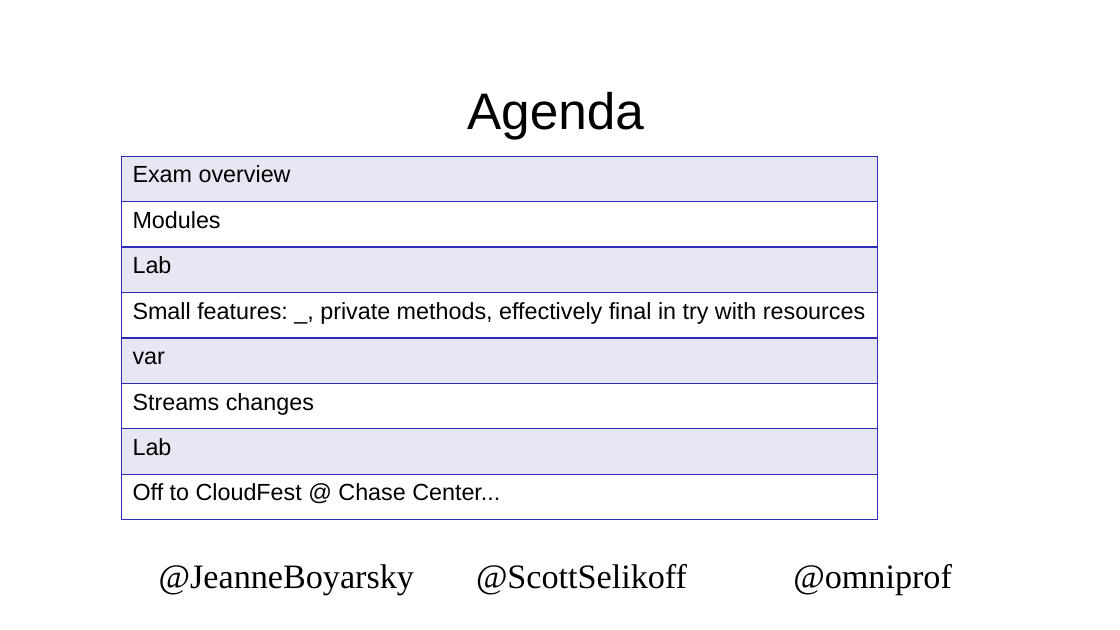
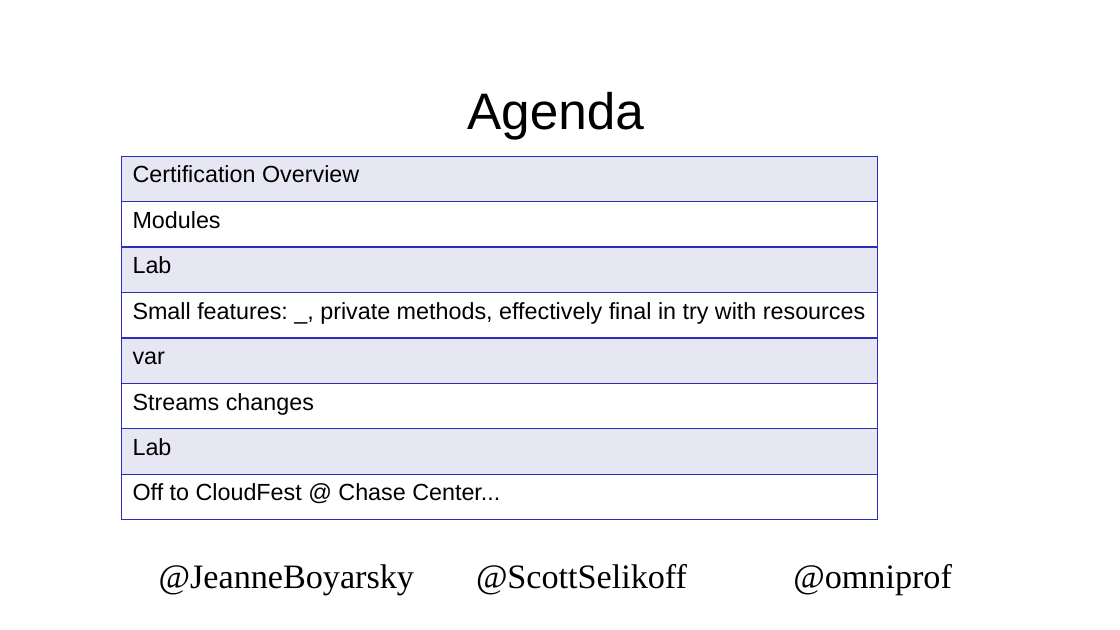
Before and after one commit to boyarsky/2019-oraclecodeone-cert-hol, a slide deck: slide 7 of 2019-OracleCodeOne-HOL.pptx. Drawn at 1120x630 pixels with LibreOffice and Linux fonts; fonts in the diff are those of the drawing; background and template pictures are left out. Boxes give left, top, right and bottom in pixels: in the first picture for what was removed or moved away, otherwise in the second. Text is boxed around its words. In the diff, an @@ line names an element or a change of style, - is before the commit and + after.

```diff
--- a/2019-OracleCodeOne-HOL.pptx
+++ b/2019-OracleCodeOne-HOL.pptx
@@ table at (121,157,877,542) @@
-row 1, column 1: Exam overview
+row 1, column 1: Certification Overview
```
Also in this commit, not shown: 10 other slides changed.
